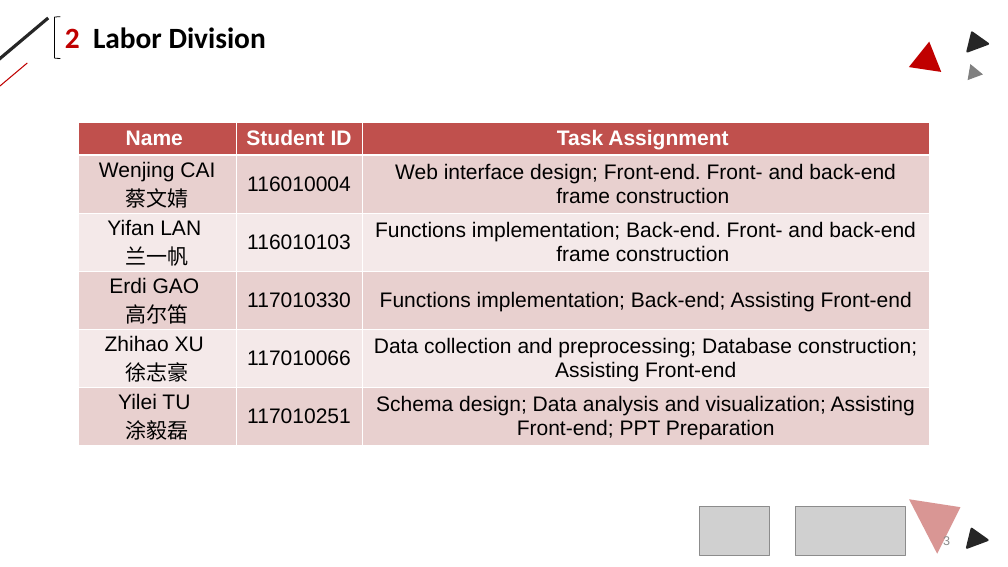
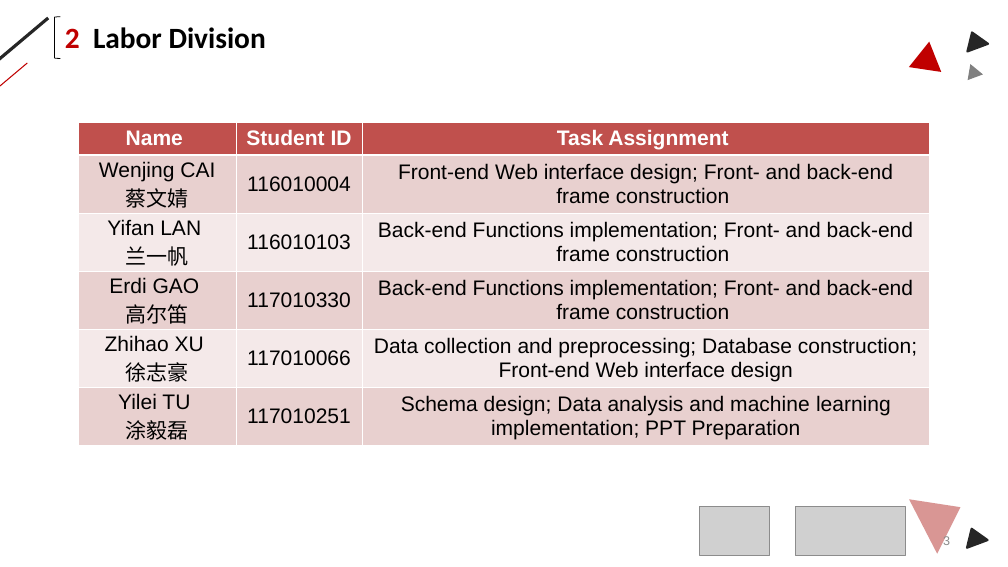
Before and after one commit to lanskyfan/fifaweb, a slide deck: slide 3 of presentation/ERG3010 Group 10 Presentation.pptx. Drawn at 1008x567 pixels with LibreOffice and Linux fonts; fonts in the diff are those of the drawing; grey boxes stand for pictures. Boxes give left, top, right and bottom in pixels: in the first picture for what was removed or moved away, otherwise in the second. Text is boxed around its words. In the diff, an @@ line names an element or a change of style, - is before the commit and + after.

```diff
--- a/presentation/ERG3010 Group 10 Presentation.pptx
+++ b/presentation/ERG3010 Group 10 Presentation.pptx
@@ table at [79, 123, 931, 445] @@
-row 2, column 3: Web interface design; Front-end. Front- and back-end frame construction
+row 2, column 3: Front-end Web interface design; Front- and back-end frame construction
-row 3, column 3: Functions implementation; Back-end. Front- and back-end frame construction
+row 3, column 3: Back-end Functions implementation; Front- and back-end frame construction
-row 4, column 3: Functions implementation; Back-end; Assisting Front-end
+row 4, column 3: Back-end Functions implementation; Front- and back-end frame construction
-row 5, column 3: Data collection and preprocessing; Database construction; Assisting Front-end
+row 5, column 3: Data collection and preprocessing; Database construction; Front-end Web interface design
-row 6, column 3: Schema design; Data analysis and visualization; Assisting Front-end; PPT Preparation
+row 6, column 3: Schema design; Data analysis and machine learning implementation; PPT Preparation
```
